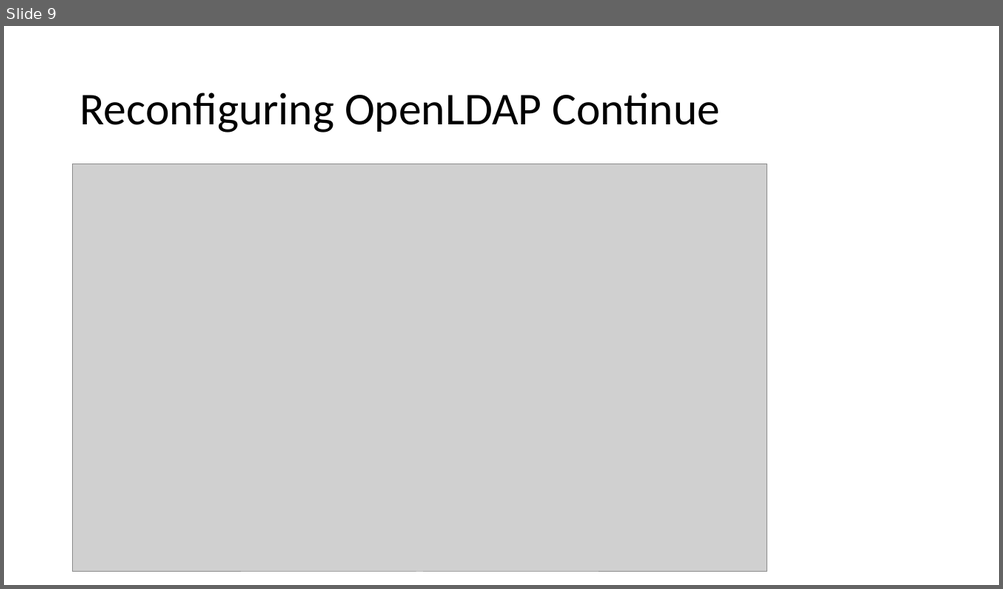
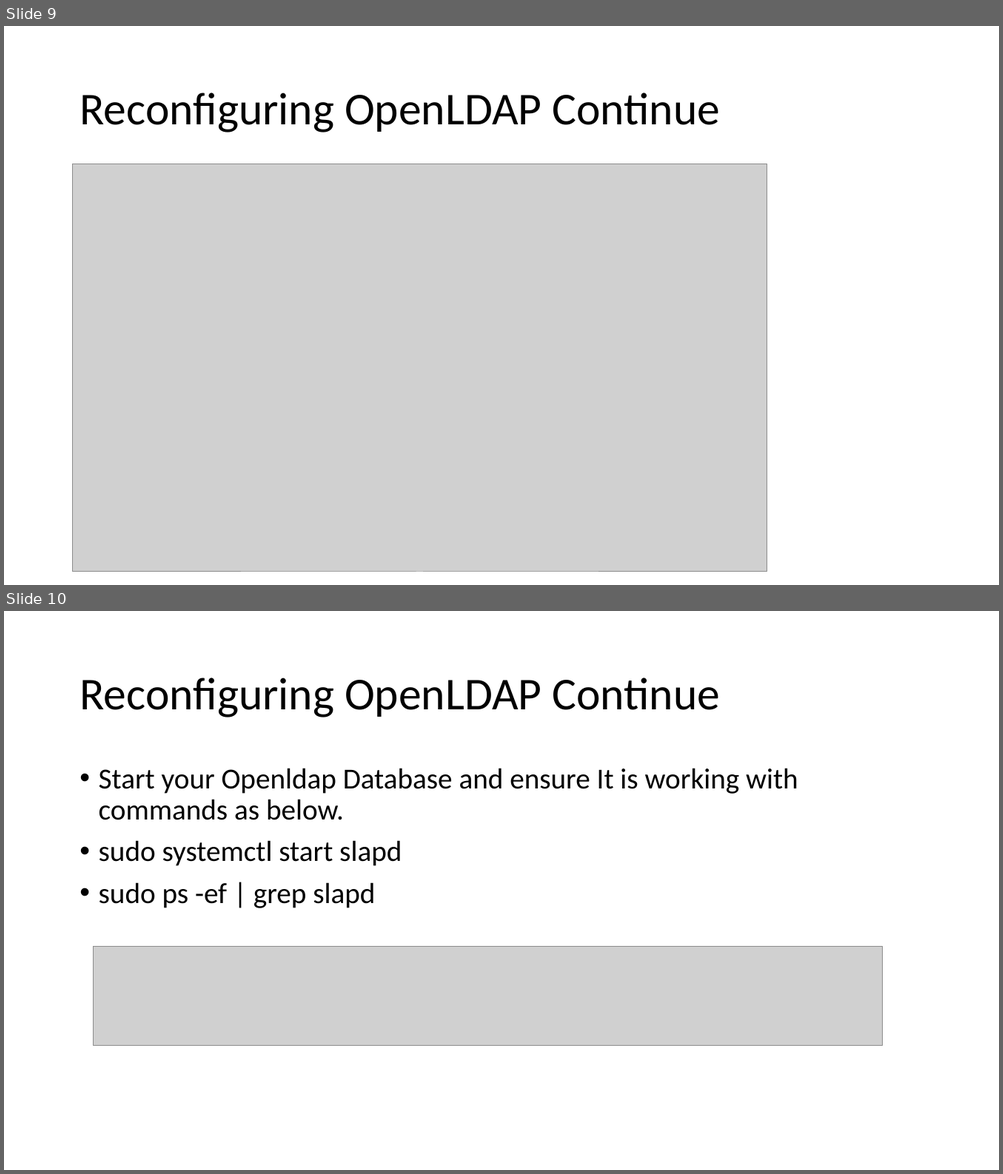
Before and after one commit to afnog/sse, a slide deck: ldap/Openldap exercise.pptx. Shown one above the other, each under a label of ours: slide 9 before the commit, slides 9 and 10 after it. The pictures are 1003x589 and 1003x1174 pixels, drawn with LibreOffice and Linux fonts; fonts in the diff are those of the drawing; grey boxes stand for pictures. Boxes give left, top, right and bottom in pixels: in the first picture for what was removed or moved away, otherwise in the second. Text is boxed around its words. In the diff, an @@ line names an element or a change of style, - is before the commit and + after.

```diff
--- a/ldap/Openldap exercise.pptx
+++ b/ldap/Openldap exercise.pptx
@@ slide 10 added at [4, 611, 999, 1170], background #FFFFFF @@
@@ title added at [79, 678, 720, 718], 44 pt, text #000000 @@
+Reconfiguring OpenLDAP Continue
@@ text added at [99, 768, 798, 908], 28 pt, text #000000 @@
+• Start your Openldap Database and ensure It is working with commands as below.
+• sudo systemctl start slapd
+• sudo ps -ef | grep slapd
@@ picture added at [94, 947, 882, 1046] @@
```
Also in this commit, not shown: 4 slides changed, 6 other slides added, 24 slides removed.
